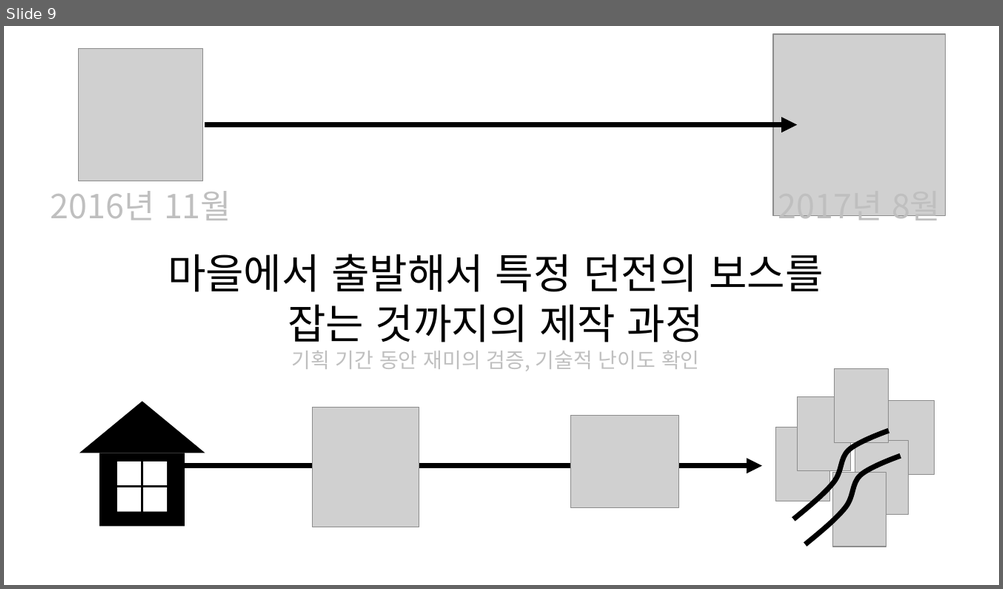
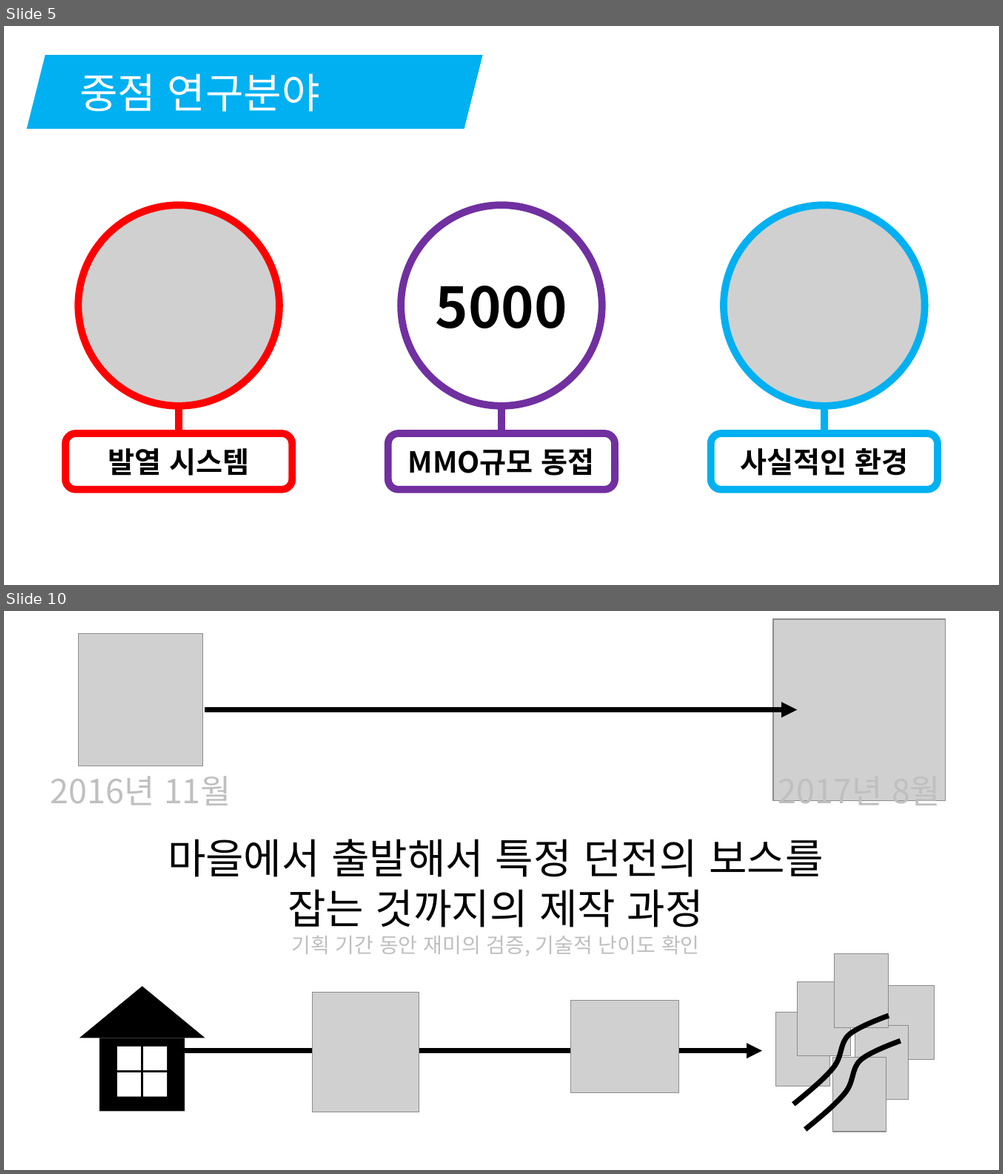
Before and after one commit to korleinster/gamebusdriver, a slide deck: documents/노루막이_김형준_신창섭_홍승필_허지훈.pptx. Shown one above the other, each under a label of ours: slide 9 before the commit, slides 5 and 10 after it; the slides between them are not shown. The pictures are 1003x589 and 1003x1174 pixels, drawn with LibreOffice and Linux fonts; fonts in the diff are those of the drawing; grey boxes stand for pictures; background and template pictures are left out. Boxes give left, top, right and bottom in pixels: in the first picture for what was removed or moved away, otherwise in the second. Text is boxed around its words. In the diff, an @@ line names an element or a change of style, - is before the commit and + after.

```diff
--- a/documents/노루막이_김형준_신창섭_홍승필_허지훈.pptx
+++ b/documents/노루막이_김형준_신창섭_홍승필_허지훈.pptx
@@ slide 5 added at [4,26,999,585], background #FFFFFF @@
@@ parallelogram added at [26,55,482,129], fill #00B0F0, 40 pt, text #FFFFFF @@
+중점 연구분야
@@ ellipse added at [77,205,277,406], outline #FF0000 2 pt @@
@@ picture added at [79,205,279,406] @@
@@ ellipse added at [79,205,279,406], outline #FF0000 2 pt @@
@@ ellipse added at [401,205,602,406], outline #7030A0 7 pt, 54 pt, text #000000, bold @@
+5000
@@ ellipse added at [401,205,602,406], outline #7030A0 2 pt @@
@@ picture added at [723,205,924,406] @@
@@ ellipse added at [723,205,924,406], outline #00B0F0 2 pt @@
@@ line added from (179, 434) to (179, 406), #FF0000 7 pt @@
@@ line added from (502, 434) to (502, 406), #7030A0 7 pt @@
@@ line added from (824, 434) to (824, 406), #00B0F0 7 pt @@
@@ rounded rectangle added at [65,434,292,490], fill #FFFFFF, outline #FF0000 7 pt, 28 pt, text #000000, bold @@
+발열 시스템
@@ rounded rectangle added at [388,434,615,490], fill #FFFFFF, outline #7030A0 7 pt, 28 pt, text #000000, bold @@
+MMO규모 동접
@@ rounded rectangle added at [711,434,937,490], fill #FFFFFF, outline #00B0F0 7 pt, 28 pt, text #000000, bold @@
+사실적인 환경
@@ what was slide 9 is now slide 10 @@
```
Also in this commit, not shown: 8 slides changed, 3 other slides added, 3 slides removed.
